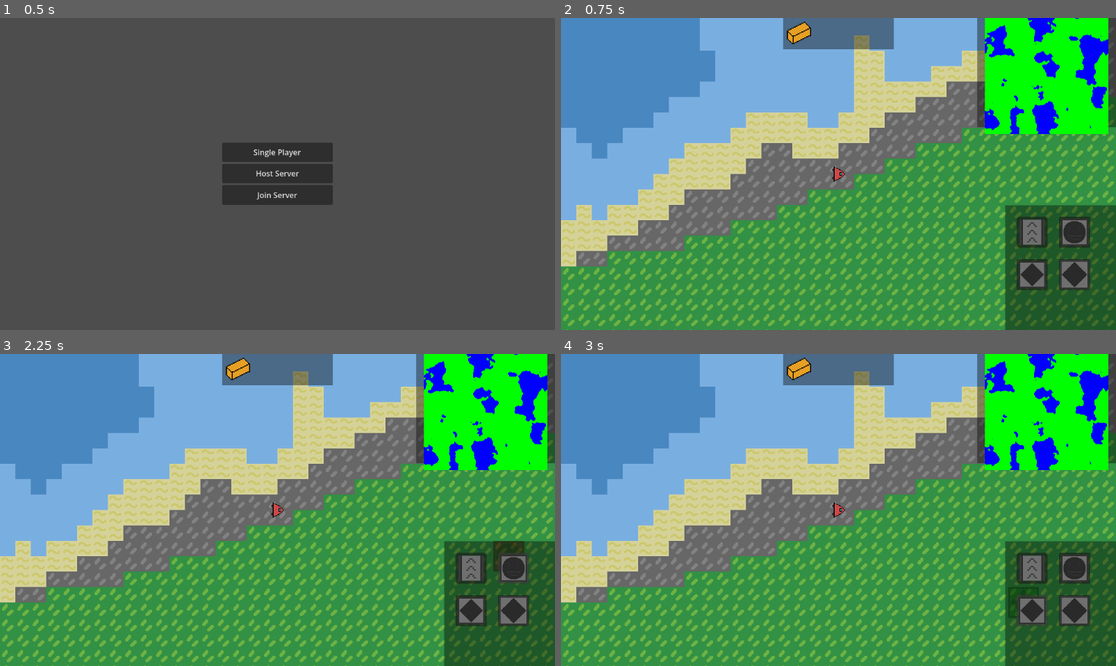
Above: before the commit, frames 1-4 (two rows, left to right).
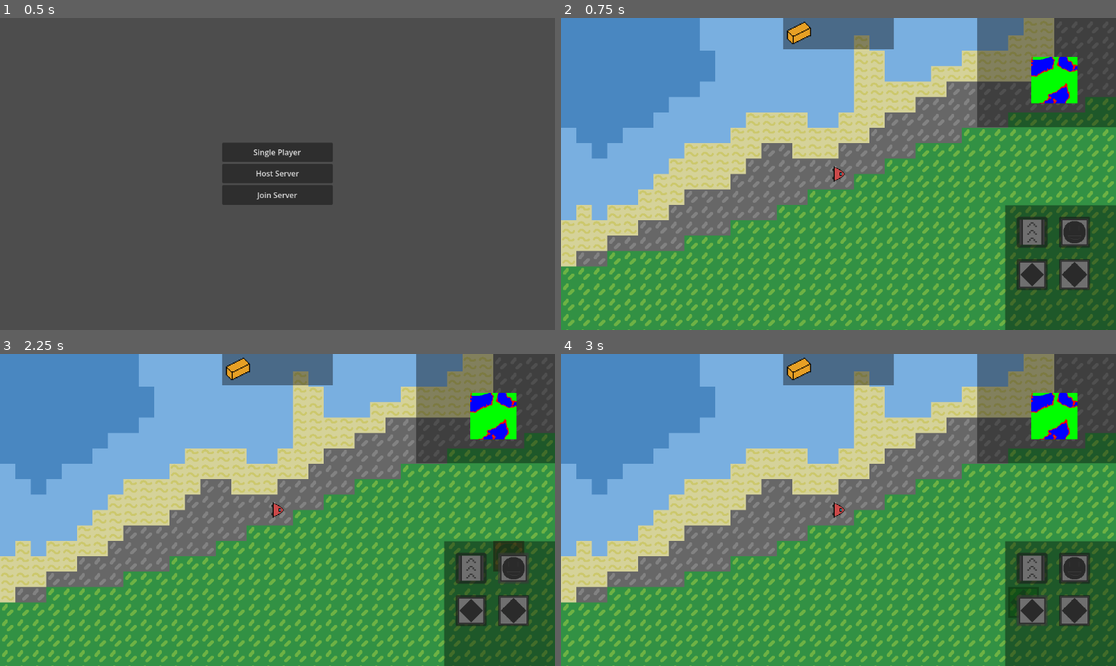
Above: after the commit, the same moments.

Repository: pp1522/Dusty-Mine
Game: Godot game, scene res://Scenes/menu.tscn
Two runs of this game, one before a commit and one after it. Both use one fixed random seed, a clock stepped at 60 frames per second and the inputs below.
Inputs (mouse positions are in pixels of both pictures, inside the frame that each line leads up to):
- Up to frame 1 (0.5 s): no input
- Up to frame 2 (0.75 s): click "Host Server" at 0.5 s
- Up to frame 3 (2.25 s): click (471, 569) at 1.25 s; click (516, 569) at 2 s
- Up to frame 4 (3 s): click (1032, 609) at 2.75 s

Frame 1 is identical in both runs. In frame 2, 7.6% of the frame differs, in the area x 76-99%, y 0-38%; in frame 3, 7.6%; in frame 4, 7.6%.

Commit message:
Chunk base Minimap

Diff:
--- a/Scenes/main.tscn
+++ b/Scenes/main.tscn
@@ -34,9 +34,10 @@
 [node name="Main" type="Node2D" unique_id=1290030476]
 script = ExtResource("1_fevyy")
 
-[node name="Tiles" type="Node2D" parent="." unique_id=371086218 node_paths=PackedStringArray("player")]
+[node name="Tiles" type="Node2D" parent="." unique_id=371086218 node_paths=PackedStringArray("player", "gui")]
 script = ExtResource("1_bo1nx")
 player = NodePath("../Player")
+gui = NodePath("../CanvasLayer/Gui")
 height_noise = ExtResource("2_6bp64")
 biome_noise = ExtResource("3_ynf5e")
 ore_noise = ExtResource("4_hptm8")
--- a/Scripts/Terrain/terrain_generator.gd
+++ b/Scripts/Terrain/terrain_generator.gd
@@ -4,6 +4,7 @@
 
 
 @export var player: Node2D
+@export var gui: Gui
 @export var TILE_SIZE: Vector2i = Vector2i(32, 32)
 @export var chunk_width = 32
 @export var chunk_height = 32
@@ -169,12 +170,17 @@
 
 					break
 
+	gui.minimap.update_minimap()
+
 func place_tile(tile_pos: Vector2i, atlas: Vector2i, is_liquid: bool, is_mineable: bool):
 	if is_liquid:
+		gui.minimap.update_minimap_tile(tile_pos, Color.BLUE)
 		liquid_tilemap.set_cell(tile_pos, 0, atlas)
 	elif is_mineable:
+		gui.minimap.update_minimap_tile(tile_pos, Color.RED)
 		mineable_tilemap.set_cell(tile_pos, 0, atlas)
 	else:
+		gui.minimap.update_minimap_tile(tile_pos, Color.GREEN)
 		tilemap.set_cell(tile_pos, 0, atlas)
 
 func place_biome(tile_pos: Vector2i, biome_value: float, terrain: TerrainType):
--- a/Scripts/gui.gd
+++ b/Scripts/gui.gd
@@ -1,3 +1,4 @@
+class_name Gui
 extends Control
 
 
@@ -9,7 +10,7 @@
 
 func _ready() -> void:
 	minimap.terrain_gen = terrain_gen
-	minimap.gen_minimap()
+	minimap.init_minimap()
 
 func _on_building_select(building: Variant) -> void:
 	building_select.emit(building)
--- a/Scripts/mini_map.gd
+++ b/Scripts/mini_map.gd
@@ -1,34 +1,32 @@
 class_name MiniMap
 extends Control
 
+
+@export var map_size: Vector2i = Vector2i(512, 256)
 
 @onready var map: TextureRect = $Map
 
 var terrain_gen: TerrainGen
 
-func gen_minimap():
-	map.texture = gen_minimap_texture(Vector2i(256, 256))
+var minimap_image: Image
+var minimap_texture: ImageTexture
 
-func gen_minimap_texture(map_size: Vector2i) -> ImageTexture:
-	var image = Image.create(map_size.x, map_size.y, false, Image.FORMAT_RGBA8)
+func init_minimap():
+	minimap_image = Image.create(map_size.x, map_size.y, false, Image.FORMAT_RGBA8)
+	minimap_texture = ImageTexture.create_from_image(minimap_image)
 
-	for x in range(map_size.x):
-		for y in range(map_size.y):
-			var noise_value = terrain_gen.height_noise.get_noise_2d(x, y)
-			noise_value = (noise_value + 1) / 2
+	map.texture = minimap_texture
 
-			var color = Color.BLACK
+func update_minimap_tile(tile_pos: Vector2i, color: Color):
+	var center = Vector2i(int(map_size.x/2.0), int(map_size.y/2.0))
 
-			for terrain in terrain_gen.terrain_types:
-				if terrain and noise_value < terrain.threshold:
-					if terrain.is_liquid:
-						color = Color.BLUE
-					elif terrain.is_mineable:
-						color = Color.YELLOW
-					else:
-						color = Color.GREEN
-					break
+	var map_pos = center + tile_pos
+	if (map_pos.x >= 0 and
+		map_pos.y >= 0 and
+		map_pos.x < minimap_image.get_width() and
+		map_pos.y < minimap_image.get_height()
+	):
+		minimap_image.set_pixel(map_pos.x, map_pos.y, color)
 
-			image.set_pixel(x, y, color)
-
-	return ImageTexture.create_from_image(image)
+func update_minimap():
+	minimap_texture.update(minimap_image)
